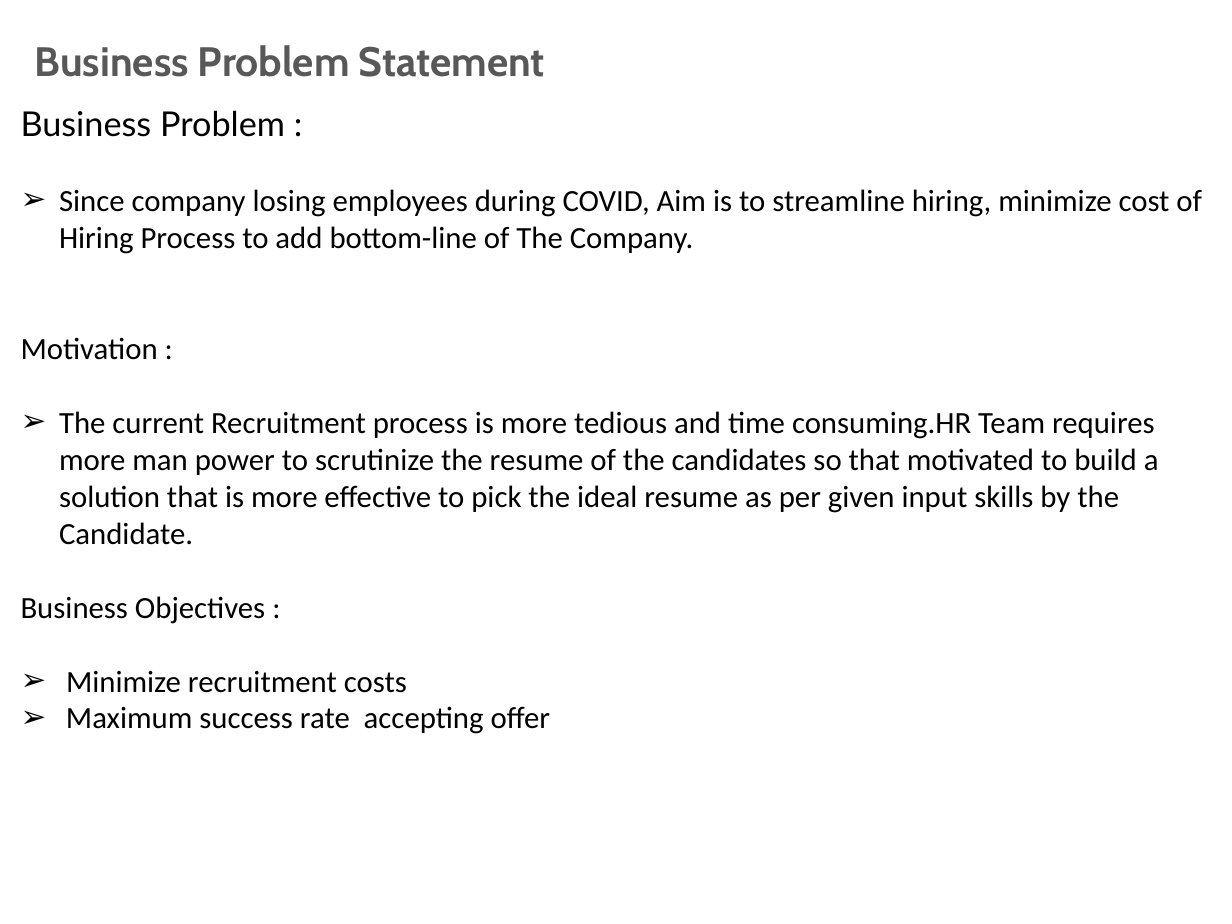
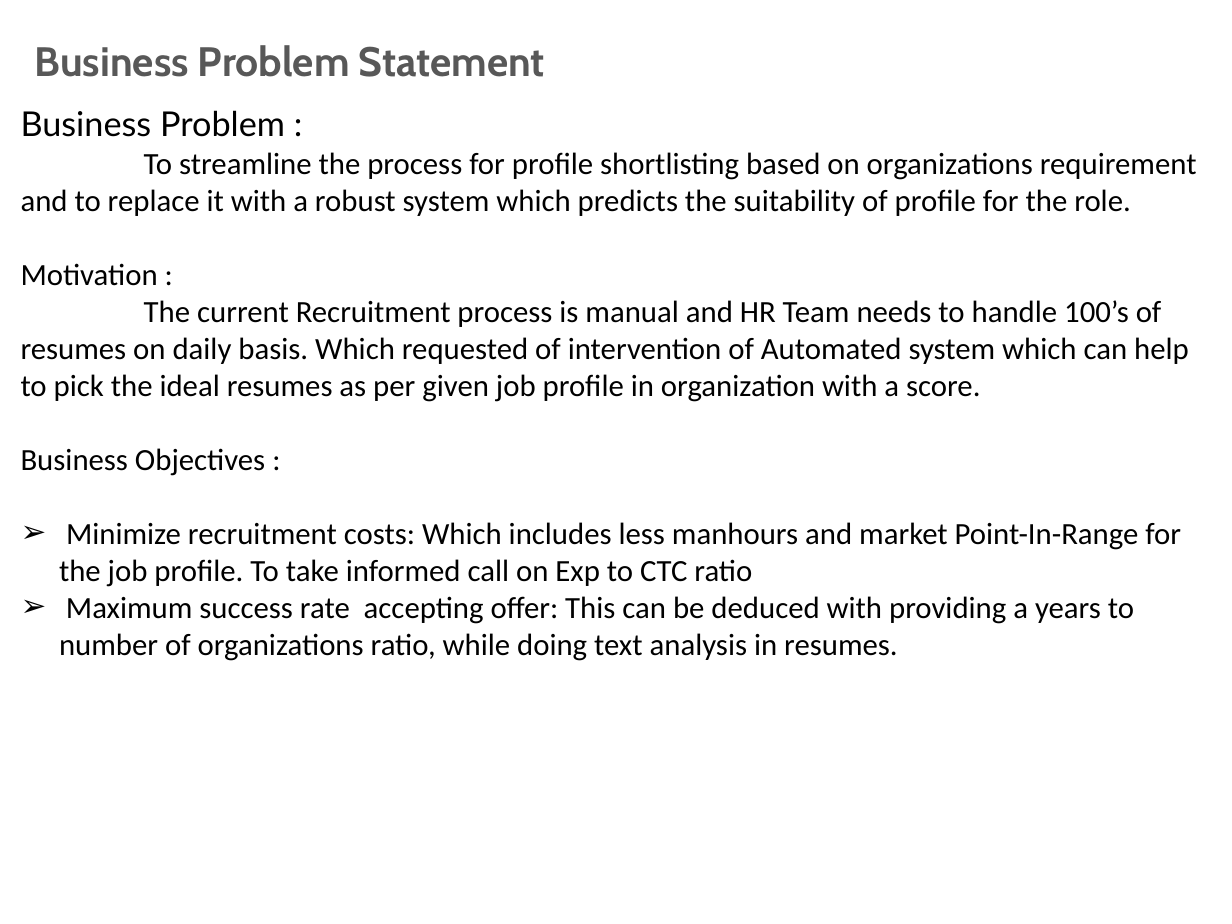
Before and after one commit to anirudhyadav/ISBG4FP1, a slide deck: slide 3 of Foundation_Project_G4__Final_Review_Trending_Jobs.pptx. Drawn at 1232x924 pixels with LibreOffice and Linux fonts; fonts in the diff are those of the drawing; background and template pictures are left out. Boxes give left, top, right and bottom in pixels: in the first picture for what was removed or moved away, otherwise in the second. Text is boxed around its words. In the diff, an @@ line names an element or a change of style, - is before the commit and + after.

Commit message:
ResumeWritingToTheMongoDB

```diff
--- a/Foundation_Project_G4__Final_Review_Trending_Jobs.pptx
+++ b/Foundation_Project_G4__Final_Review_Trending_Jobs.pptx
@@ text at bbox=[21, 152, 1197, 216]: text changed @@
-➢ Since company losing employees during COVID, Aim is to streamline hiring, minimize cost of Hiring Process to add bottom-line of The Company.
+To streamline the process for profile shortlisting based on organizations requirement and to replace it with a robust system which predicts the suitability of profile for the role.
@@ text at bbox=[21, 300, 1189, 402]: text changed @@
-➢ The current Recruitment process is more tedious and time consuming.HR Team requires more man power to scrutinize the resume of the candidates so that motivated to build a solution that is more effective to pick the ideal resume as per given input skills by the Candidate.
+The current Recruitment process is manual and HR Team needs to handle 100’s of resumes on daily basis. Which requested of intervention of Automated system which can help to pick the ideal resumes as per given job profile in organization with a score.
@@ text at bbox=[59, 522, 1181, 661]: text changed @@
-➢ Minimize recruitment costs
-➢ Maximum success rate accepting offer
+➢ Minimize recruitment costs: Which includes less manhours and market Point-In-Range for the job profile. To take informed call on Exp to CTC ratio
+➢ Maximum success rate accepting offer: This can be deduced with providing a years to number of organizations ratio, while doing text analysis in resumes.
```
Also in this commit, not shown: 2 other files.
